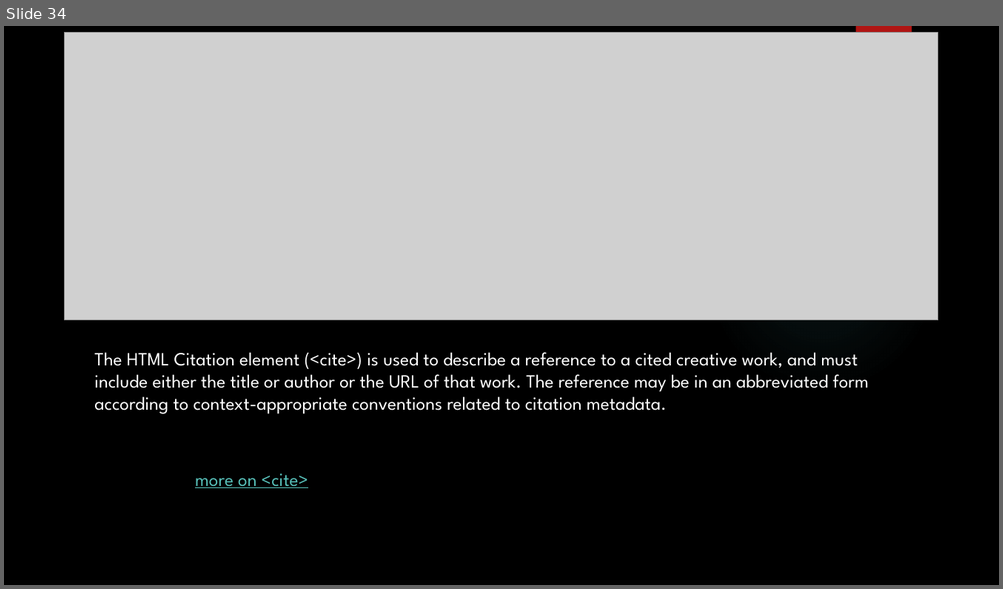
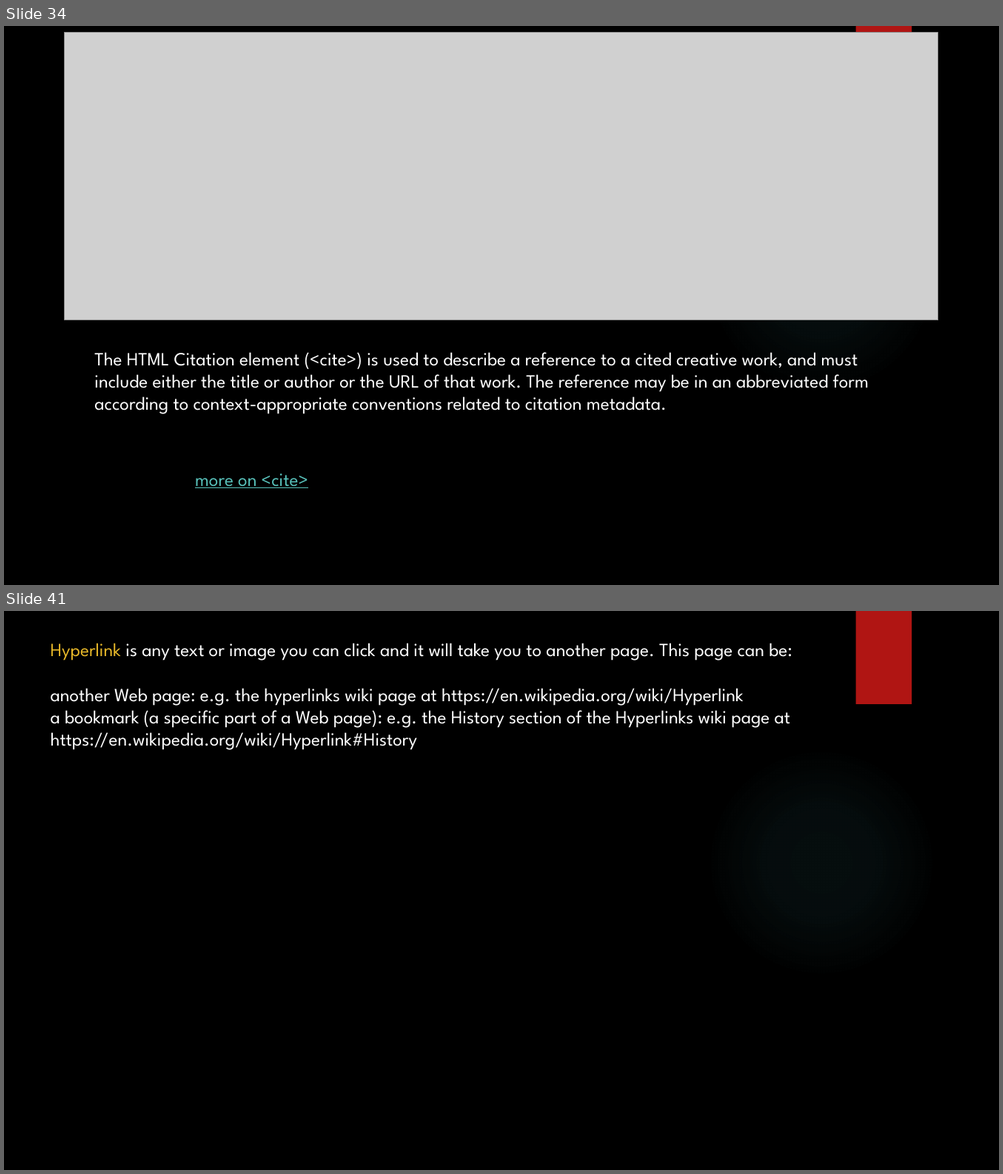
Before and after one commit to yogeshwar1996/HTML5CSS, a slide deck: Fundamentals of HTML and CSS.pptx. Shown one above the other, each under a label of ours: slide 34 before the commit, slides 34 and 41 after it; the slides between them are not shown. The pictures are 1003x589 and 1003x1174 pixels, drawn with LibreOffice and Linux fonts; fonts in the diff are those of the drawing; grey boxes stand for pictures; background and template pictures are left out. Boxes give left, top, right and bottom in pixels: in the first picture for what was removed or moved away, otherwise in the second. Text is boxed around its words. In the diff, an @@ line names an element or a change of style, - is before the commit and + after.

```diff
--- a/Fundamentals of HTML and CSS.pptx
+++ b/Fundamentals of HTML and CSS.pptx
@@ slide 41 added at box(4, 611, 999, 1170), background picture (left out); not listed: 2 template elements that a slide beside it also shows @@
@@ text added at box(51, 643, 792, 750), 18 pt, text #FFFFFF @@
+Hyperlink is any text or image you can click and it will take you to another page. This page can be:
+another Web page: e.g. the hyperlinks wiki page at https://en.wikipedia.org/wiki/Hyperlink
+a bookmark (a specific part of a Web page): e.g. the History section of the Hyperlinks wiki page at https://en.wikipedia.org/wiki/Hyperlink#History
```
Also in this commit, not shown: 1 slide changed, 5 other slides added, 4 slides removed.
